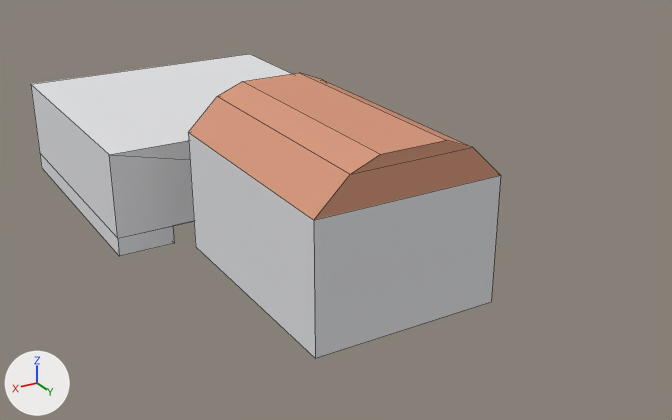
The Blender file models/church.blend as it was, and as the next commit left it.
Camera for both pictures: a 50 mm lens placed at (13.4, 37.5, 13.4), pointed at (-3.2, 9.8, -0.5). Every picture has the same lights, and +X, +Y and +Z are marked at lower left. Mesh edges are drawn as thin lines.

Objects in the first picture: 'church'.
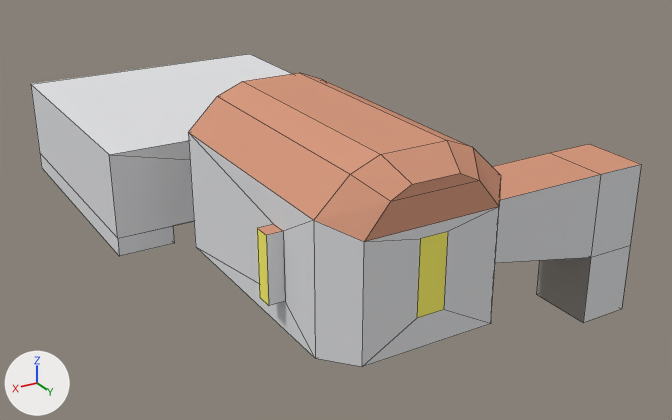
Where the change shows, as pixel boxes (x1, y1, x2, y2) in the pictures (672 x 420 px):
'church', reshaped (30% wider): before (31, 54, 501, 358); after (31, 54, 641, 367)
part 1 of me_cube, built on: before (188, 133, 501, 358); after (188, 133, 641, 367)

The change in detail:
Material 'church_glass' (mat_church_glass) is new.
Its base color is (1.0, 0.925, 0.153) (yellow #fff66d).
me_cube is used by ob_church; location (0.0, 0.0, 1.0).
me_cube had 44 vertices, 39 faces and spanned x -5.0..5.0, y -1.0..19.0, z -1.7..4.4.
me_cube now has 80 vertices, 74 faces and spans x -12.0..5.0, y -1.0..20.0, z -5.1..4.4.
Part 1, on me_cube:
5 faces are deleted.
28 vertices are added at x -12.0..3.5, y 13.7..20.0, z -5.1..3.8.
8 new vertices lie (0.0, 2.6, 0.0) away from vertices in x -12.0..-3.0, y 13.7, z -5.1..0.8.
25 new faces join them, mat_wall (white #e2e3e5).
10 new faces join them, mat_wood (beige #d69a7f).
2 new faces join them, mat_church_glass (yellow #fff66d).
2 new faces join them, mat_floor (grey #a49e97).
1 new face joins them, mat_lava (pink #ff0095).
me_cube now uses material mat_church_glass (yellow #fff66d).
